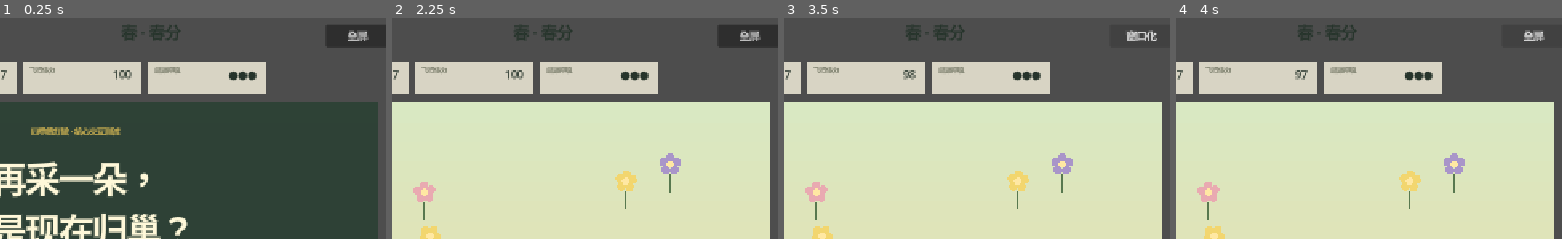
Above: before the commit, frames 1-4 (left to right).
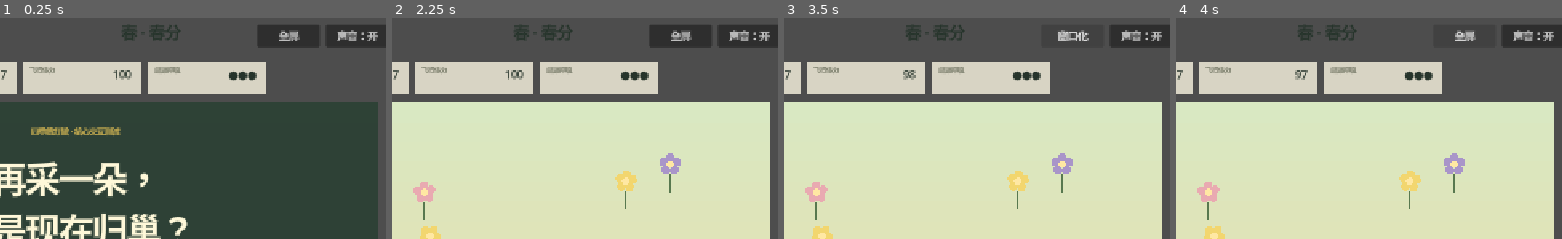
Above: after the commit, the same moments.

Repository: alanthssss/nameless-becoming
Game: Godot game, scene res://main.tscn
Same seed, same stepped clock (60 frames per second), same inputs: the game is played once before the commit and once after it.
Inputs (mouse positions are % of the whole screen's width and height, from its top left):
- Up to frame 1 (0.25 s): no input
- Up to frame 2 (2.25 s): click (77, 4) at 0.5 s, where only the run after the commit has a clickable "声音：开"; click (77, 4) at 1.25 s, where only the run after the commit has a clickable "声音：关"; click "飞入春分" at 2 s
- Up to frame 3 (3.5 s): click "全屏" at 2.75 s
- Up to frame 4 (4 s): click "窗口化" at 3.5 s
The pictures show only the part of the screen within x 30-80%, y 0-50%; the shares and areas given below are measured in that part.

The runs differ from the first frame. In frame 1, 1.9% of the frame differs, in the area x 66-98%, y 3-14%; in frame 2, 1.9%; in frame 3, 0.6%; in frame 4, 0.6%.

Commit message:
Prepare candidate MVP feedback and release checks

Diff:
--- /dev/null
+++ b/godot/data/balance.json
@@ -0,0 +1,6 @@
+{
+  "player": {"harvest_interval":0.42,"harvest_energy_per_second":3.2,"sting_cost":8.0,"sting_range":88.0,"sting_cooldown":1.15,"home_energy_restore":70.0},
+  "mosquito": {"sense_range":330.0,"move_speed":82.0,"impact_range":26.0,"energy_damage":15.0,"honey_damage":2},
+  "ant": {"move_speed":58.0,"steal_range":29.0,"flee_seconds":1.4},
+  "boss": {"move_speed":78.0,"impact_range":39.0,"energy_damage":18.0,"tuning_radius":82.0,"required_tunings":3}
+}
--- a/godot/scripts/main.gd
+++ b/godot/scripts/main.gd
@@ -6,6 +6,7 @@
 const TERMS := ["立春", "雨水", "惊蛰", "春分", "清明", "谷雨", "立夏", "小满", "芒种", "夏至", "小暑", "大暑", "立秋", "处暑", "白露", "秋分", "寒露", "霜降", "立冬", "小雪", "大雪", "冬至", "小寒", "大寒"]
 
 var stages: Array = []
+var balance: Dictionary = {}
 var upgrade_catalog: Array = []
 var chosen_upgrades: Array[String] = []
 var upgrade_counts := {"long_wing": 0, "forager": 0, "guard": 0}
@@ -35,6 +36,7 @@
 var message := "飞向花朵，采蜜后亲自返回左侧蜂巢。"
 var rng := RandomNumberGenerator.new()
 var save_manager := HiveSaveManager.new()
+var sound := SoundFeedback.new()
 var paused_from_phase := "playing"
 
 var title_label: Label
@@ -52,17 +54,21 @@
 var upgrade_buttons: Array[Button] = []
 var pause_button: Button
 var fullscreen_button: Button
+var sound_button: Button
 
 func _ready() -> void:
 	rng.randomize()
 	save_manager.load_data()
 	apply_display_settings()
 	load_stage_data()
+	load_balance_data()
 	load_upgrade_data()
 	bee = BeePlayer.new()
 	bee.position = Vector2(180, 410)
 	bee.sense_started.connect(on_sense_started)
 	add_child(bee)
+	add_child(sound)
+	sound.set_enabled(save_manager.sound_enabled)
 	build_interface()
 	show_intro()
 	queue_redraw()
@@ -88,6 +94,22 @@
 		upgrade_catalog = parsed
 	else:
 		push_error("蜂巢成长数据格式错误")
+
+func load_balance_data() -> void:
+	var file := FileAccess.open("res://data/balance.json", FileAccess.READ)
+	if file == null:
+		push_error("无法读取平衡参数")
+		return
+	var parsed = JSON.parse_string(file.get_as_text())
+	if parsed is Dictionary:
+		balance = parsed
+	else:
+		push_error("平衡参数格式错误")
+
+func balance_value(section: String, key: String, fallback: float) -> float:
+	if balance.has(section) and balance[section] is Dictionary:
+		return float(balance[section].get(key, fallback))
+	return fallback
 
 func make_label(parent: Node, text: String, position: Vector2, size: Vector2, font_size: int, color := Color("252a22")) -> Label:
 	var label := Label.new()
@@ -110,10 +132,15 @@
 	term_label.horizontal_alignment = HORIZONTAL_ALIGNMENT_CENTER
 
 	fullscreen_button = Button.new()
-	fullscreen_button.position = Vector2(920, 22)
+	fullscreen_button.position = Vector2(810, 22)
 	fullscreen_button.size = Vector2(100, 36)
 	fullscreen_button.pressed.connect(toggle_fullscreen)
 	ui.add_child(fullscreen_button)
+	sound_button = Button.new()
+	sound_button.position = Vector2(920, 22)
+	sound_button.size = Vector2(100, 36)
+	sound_button.pressed.connect(toggle_sound)
+	ui.add_child(sound_button)
 	var quit_button := Button.new()
 	quit_button.text = "退出"
 	quit_button.position = Vector2(1030, 22)
@@ -201,8 +228,8 @@
 	chosen_upgrades.clear()
 	upgrade_counts = {"long_wing": 0, "forager": 0, "guard": 0}
 	harvest_multiplier = 1.0
-	sting_range = 88.0
-	sting_cost = 8.0
+	sting_range = balance_value("player", "sting_range", 88.0)
+	sting_cost = balance_value("player", "sting_cost", 8.0)
 	sting_cooldown_multiplier = 1.0
 	extra_nectar = 0
 	bee.reset_upgrades()
@@ -285,20 +312,22 @@
 	var nearby := nearest_flower(46.0)
 	if Input.is_action_pressed("harvest") and nearby >= 0 and bee.energy > 0:
 		harvest_clock += delta
-		bee.energy = maxf(0.0, bee.energy - 3.2 * delta)
-		if harvest_clock >= 0.42 / harvest_multiplier:
+		bee.energy = maxf(0.0, bee.energy - balance_value("player", "harvest_energy_per_second", 3.2) * delta)
+		if harvest_clock >= balance_value("player", "harvest_interval", 0.42) / harvest_multiplier:
 			harvest_clock = 0.0
 			var flower: Dictionary = flowers[nearby]
 			flower.nectar = int(flower.nectar) - 1
 			flowers[nearby] = flower
 			carried += 1
+			sound.play_cue("harvest")
 			spawn_pollen(flower.position)
 			message = "花香正在变淡。还要继续停留吗？" if flower.nectar > 0 else "这朵花已经采尽。"
 	else:
 		harvest_clock = 0.0
 
 	if Input.is_action_just_pressed("sting") and sting_cooldown <= 0.0 and bee.spend_energy(sting_cost):
-		sting_cooldown = 1.15 * sting_cooldown_multiplier
+		sting_cooldown = balance_value("player", "sting_cooldown", 1.15) * sting_cooldown_multiplier
+		sound.play_cue("sting")
 		for i in mosquitoes.size():
 			var mosquito: Dictionary = mosquitoes[i]
 			if bee.position.distance_to(mosquito.position) < sting_range:
@@ -319,8 +348,9 @@
 		var amount := carried
 		delivered += amount
 		carried = 0
-		bee.energy = minf(100.0, bee.energy + 70.0)
+		bee.energy = minf(100.0, bee.energy + balance_value("player", "home_energy_restore", 70.0))
 		message = "安全归巢，存入 %d 滴蜜。" % amount
+		sound.play_cue("home")
 		flash = 0.32
 		if delivered >= int(data.goal):
 			show_between()
@@ -333,19 +363,20 @@
 		mosquito.stunned = maxf(0.0, float(mosquito.stunned) - delta)
 		if mosquito.stunned <= 0.0:
 			var distance_to_player := Vector2(mosquito.position).distance_to(bee.position)
-			if distance_to_player < 330:
+			if distance_to_player < balance_value("mosquito", "sense_range", 330.0):
 				var chase := (bee.position - Vector2(mosquito.position)).normalized()
 				mosquito.velocity = Vector2(mosquito.velocity).lerp(chase * 2.1, delta * 2.8)
-			mosquito.position += Vector2(mosquito.velocity) * 82.0 * delta
+			mosquito.position += Vector2(mosquito.velocity) * balance_value("mosquito", "move_speed", 82.0) * delta
 			mosquito.position.x = clampf(mosquito.position.x, WORLD.position.x + 12, WORLD.end.x - 12)
 			mosquito.position.y = clampf(mosquito.position.y, WORLD.position.y + 12, WORLD.end.y - 12)
-			if distance_to_player < 26 and hit_cooldown <= 0.0:
+			if distance_to_player < balance_value("mosquito", "impact_range", 26.0) and hit_cooldown <= 0.0:
 				hit_cooldown = 1.05
-				bee.energy = maxf(0.0, bee.energy - 15.0)
-				carried = maxi(0, carried - 2)
+				bee.energy = maxf(0.0, bee.energy - balance_value("mosquito", "energy_damage", 15.0))
+				carried = maxi(0, carried - roundi(balance_value("mosquito", "honey_damage", 2.0)))
 				shake = 7.0
 				flash = 0.48
 				message = "蚊虫刺中了你：体力下降，花蜜洒落。"
+				sound.play_cue("hurt")
 		mosquitoes[i] = mosquito
 
 func update_ants(delta: float) -> void:
@@ -364,16 +395,17 @@
 			if flower_index >= 0:
 				desired = (Vector2(flowers[flower_index].position) - ant_position).normalized()
 		ant.velocity = Vector2(ant.velocity).lerp(desired * 1.35, delta * 2.2)
-		ant.position += Vector2(ant.velocity) * 58.0 * delta
+		ant.position += Vector2(ant.velocity) * balance_value("ant", "move_speed", 58.0) * delta
 		ant.position.x = clampf(ant.position.x, WORLD.position.x + 14, WORLD.end.x - 14)
 		ant.position.y = clampf(ant.position.y, WORLD.position.y + 14, WORLD.end.y - 14)
-		if ant.flee_time <= 0.0 and ant_position.distance_to(bee.position) < 29 and carried > 0 and ant.steal_cooldown <= 0.0:
+		if ant.flee_time <= 0.0 and ant_position.distance_to(bee.position) < balance_value("ant", "steal_range", 29.0) and carried > 0 and ant.steal_cooldown <= 0.0:
 			carried -= 1
 			ant.steal_cooldown = 1.2
-			ant.flee_time = 1.4
+			ant.flee_time = balance_value("ant", "flee_seconds", 1.4)
 			ant.velocity = (ant_position - bee.position).normalized() * 3.0
 			spawn_pollen(ant_position)
 			message = "掠蜜蚁夺走了一滴花蜜，正试图逃离。"
+			sound.play_cue("hurt")
 			shake = 4.0
 		ants[i] = ant
 
@@ -413,6 +445,7 @@
 	if int(upgrade_counts.get(upgrade_id, 0)) >= 2:
 		return
 	chosen_upgrades.append(upgrade_id)
+	sound.play_cue("upgrade")
 	upgrade_counts[upgrade_id] = int(upgrade_counts.get(upgrade_id, 0)) + 1
 	match upgrade_id:
 		"long_wing": bee.apply_upgrade(upgrade_id)
@@ -453,20 +486,22 @@
 	var to_bee := bee.position - boss_position
 	var orbit := to_bee.normalized().rotated(sin(elapsed * 1.7) * 0.45)
 	boss.velocity = Vector2(boss.velocity).lerp(orbit * 2.2, delta * 1.7)
-	boss.position += Vector2(boss.velocity) * 78.0 * delta
+	boss.position += Vector2(boss.velocity) * balance_value("boss", "move_speed", 78.0) * delta
 	boss.position.x = clampf(boss.position.x, WORLD.position.x + 28, WORLD.end.x - 28)
 	boss.position.y = clampf(boss.position.y, WORLD.position.y + 28, WORLD.end.y - 28)
 
-	if boss_position.distance_to(bee.position) < 39 and boss.hit_cooldown <= 0.0:
+	if boss_position.distance_to(bee.position) < balance_value("boss", "impact_range", 39.0) and boss.hit_cooldown <= 0.0:
 		boss.hit_cooldown = 1.0
-		bee.energy = maxf(0.0, bee.energy - 18.0)
+		bee.energy = maxf(0.0, bee.energy - balance_value("boss", "energy_damage", 18.0))
 		carried = maxi(0, carried - 1)
 		shake = 9.0
+		sound.play_cue("hurt")
 		flash = 0.55
 		message = "失律之蚊夺走一滴蜜。它只知道索取。"
 
 	if Input.is_action_just_pressed("sting") and sting_cooldown <= 0.0 and bee.spend_energy(sting_cost):
-		sting_cooldown = 1.15 * sting_cooldown_multiplier
+		sting_cooldown = balance_value("player", "sting_cooldown", 1.15) * sting_cooldown_multiplier
+		sound.play_cue("sting")
 		var bloom_index := nearest_tuning_bloom(boss.position)
 		if bee.position.distance_to(boss.position) < sting_range + 7.0 and bloom_index >= 0:
 			var bloom_position := tuning_blooms[bloom_index]
@@ -476,7 +511,8 @@
 			spawn_pollen(bloom_position)
 			shake = 7.0
 			message = "共鸣完成：%d / 3。被夺走的蜜重新开始流动。" % int(boss.hits)
-			if int(boss.hits) >= 3:
+			sound.play_cue("tune")
+			if int(boss.hits) >= roundi(balance_value("boss", "required_tunings", 3.0)):
 				show_win()
 		else:
 			message = "蜂针击中了它，却没有花粉共鸣。把它引向发光花团。"
@@ -486,7 +522,7 @@
 
 func nearest_tuning_bloom(origin: Vector2) -> int:
 	for i in tuning_blooms.size():
-		if origin.distance_to(tuning_blooms[i]) < 82:
+		if origin.distance_to(tuning_blooms[i]) < balance_value("boss", "tuning_radius", 82.0):
 			return i
 	return -1
 
@@ -497,6 +533,7 @@
 	overlay_button.visible = true
 	set_upgrade_buttons_visible(false)
 	save_manager.record_completion()
+	sound.play_cue("win")
 	overlay_title.text = "冬至一阳生"
 	overlay_body.text = "蜂群熬过了四个压缩节令。\n未来，它们之间将展开为完整的二十四个小关卡。"
 	overlay_button.text = "再走一次四季"
@@ -507,6 +544,7 @@
 	overlay.visible = true
 	overlay_button.visible = true
 	set_upgrade_buttons_visible(false)
+	sound.play_cue("loss")
 	overlay_title.text = "这一次没能\n等到春天"
 	overlay_body.text = "远花仍在那里，但带回家的蜜才真正属于蜂群。"
 	overlay_button.text = "重新出巢"
@@ -607,12 +645,20 @@
 	apply_display_settings()
 	refresh_setting_labels()
 
+func toggle_sound() -> void:
+	save_manager.sound_enabled = not save_manager.sound_enabled
+	save_manager.save_data()
+	sound.set_enabled(save_manager.sound_enabled)
+	refresh_setting_labels()
+
 func apply_display_settings() -> void:
 	DisplayServer.window_set_mode(DisplayServer.WINDOW_MODE_FULLSCREEN if save_manager.fullscreen else DisplayServer.WINDOW_MODE_WINDOWED)
 
 func refresh_setting_labels() -> void:
 	if fullscreen_button:
 		fullscreen_button.text = "窗口化" if save_manager.fullscreen else "全屏"
+	if sound_button:
+		sound_button.text = "声音：开" if save_manager.sound_enabled else "声音：关"
 
 func progress_name() -> String:
 	if save_manager.best_stage >= 5:
--- a/godot/scripts/save_manager.gd
+++ b/godot/scripts/save_manager.gd
@@ -7,6 +7,7 @@
 var runs_started := 0
 var runs_completed := 0
 var fullscreen := false
+var sound_enabled := true
 
 func load_data() -> void:
 	var config := ConfigFile.new()
@@ -16,6 +17,7 @@
 	runs_started = int(config.get_value("progress", "runs_started", 0))
 	runs_completed = int(config.get_value("progress", "runs_completed", 0))
 	fullscreen = bool(config.get_value("settings", "fullscreen", false))
+	sound_enabled = bool(config.get_value("settings", "sound_enabled", true))
 
 func save_data() -> Error:
 	var config := ConfigFile.new()
@@ -23,6 +25,7 @@
 	config.set_value("progress", "runs_started", runs_started)
 	config.set_value("progress", "runs_completed", runs_completed)
 	config.set_value("settings", "fullscreen", fullscreen)
+	config.set_value("settings", "sound_enabled", sound_enabled)
 	return config.save(SAVE_PATH)
 
 func begin_run() -> void:
--- /dev/null
+++ b/godot/scripts/sound_feedback.gd
@@ -0,0 +1,67 @@
+class_name SoundFeedback
+extends Node
+
+const MIX_RATE := 22050.0
+
+var player: AudioStreamPlayer
+var playback: AudioStreamGeneratorPlayback
+var remaining_frames := 0
+var phase := 0.0
+var frequency := 440.0
+var amplitude := 0.12
+var enabled := true
+
+func _ready() -> void:
+	if DisplayServer.get_name() == "headless":
+		return
+	player = AudioStreamPlayer.new()
+	var stream := AudioStreamGenerator.new()
+	stream.mix_rate = MIX_RATE
+	stream.buffer_length = 0.25
+	player.stream = stream
+	player.volume_db = -8.0
+	add_child(player)
+	player.play()
+	playback = player.get_stream_playback()
+
+func set_enabled(value: bool) -> void:
+	enabled = value
+	if player != null and player.is_inside_tree():
+		player.stream_paused = not enabled
+
+func play_cue(cue: String) -> void:
+	if not enabled or playback == null:
+		return
+	match cue:
+		"harvest": start_tone(620.0, 0.07, 0.08)
+		"home": start_tone(330.0, 0.22, 0.14)
+		"sting": start_tone(190.0, 0.09, 0.13)
+		"hurt": start_tone(105.0, 0.18, 0.16)
+		"upgrade": start_tone(520.0, 0.28, 0.12)
+		"tune": start_tone(760.0, 0.32, 0.15)
+		"win": start_tone(880.0, 0.55, 0.13)
+		"loss": start_tone(145.0, 0.48, 0.12)
+
+func start_tone(next_frequency: float, duration: float, next_amplitude: float) -> void:
+	frequency = next_frequency
+	amplitude = next_amplitude
+	remaining_frames = roundi(duration * MIX_RATE)
+	phase = 0.0
+
+func _process(_delta: float) -> void:
+	if playback == null or remaining_frames <= 0 or not enabled:
+		return
+	var frames := mini(playback.get_frames_available(), remaining_frames)
+	for i in frames:
+		var envelope := minf(1.0, float(remaining_frames) / (MIX_RATE * 0.04))
+		var sample := sin(phase) * amplitude * envelope
+		playback.push_frame(Vector2(sample, sample))
+		phase = fmod(phase + TAU * frequency / MIX_RATE, TAU)
+		remaining_frames -= 1
+
+func _exit_tree() -> void:
+	if player == null:
+		return
+	player.stop()
+	playback = null
+	player.stream = null
--- a/godot/tests/smoke_test.gd
+++ b/godot/tests/smoke_test.gd
@@ -44,6 +44,17 @@
 					if not upgrade.has(key):
 						failures.append("蜂巢成长缺少字段 %s" % key)
 
+	var balance_file := FileAccess.open("res://data/balance.json", FileAccess.READ)
+	if balance_file == null:
+		failures.append("无法读取 balance.json")
+	else:
+		var balance = JSON.parse_string(balance_file.get_as_text())
+		for section in ["player", "mosquito", "ant", "boss"]:
+			if not balance is Dictionary or not balance.has(section) or not balance[section] is Dictionary:
+				failures.append("平衡参数缺少分区 %s" % section)
+		if balance is Dictionary and balance.has("boss") and float(balance.boss.get("required_tunings", 0)) <= 0:
+			failures.append("Boss 调律次数必须为正数")
+
 	var scene := load("res://main.tscn")
 	if scene == null:
 		failures.append("主场景无法加载")
@@ -74,6 +85,9 @@
 		if save_manager.best_stage != 0 or save_manager.fullscreen:
 			failures.append("新存档默认值错误")
 
+	if load("res://scripts/sound_feedback.gd") == null:
+		failures.append("程序化音效脚本无法加载")
+
 	if failures.is_empty():
 		print("SMOKE TEST PASSED: Godot project and 4 seasonal stages are valid")
 		quit(0)
Not shown, added: godot/scripts/sound_feedback.gd.uid
Not shown, added: docs/PLAYTEST.md
Not shown, changed: docs/PROJECT_LOG.md
Not shown, added: docs/RELEASE_CHECKLIST.md
